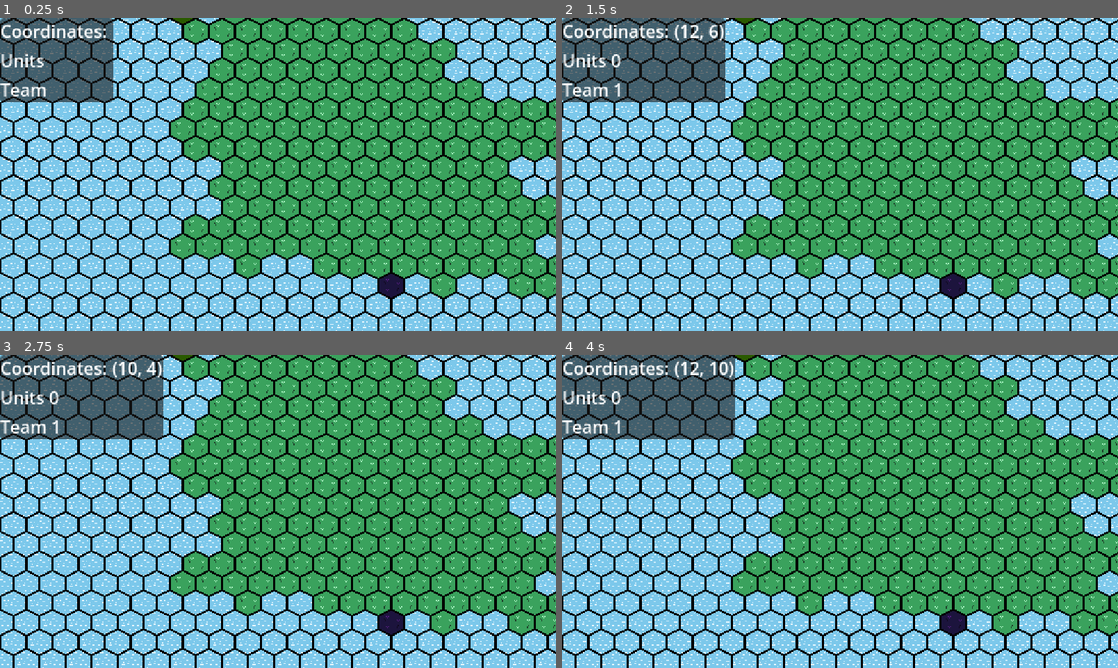
Above: before the commit, frames 1-4 (two rows, left to right).
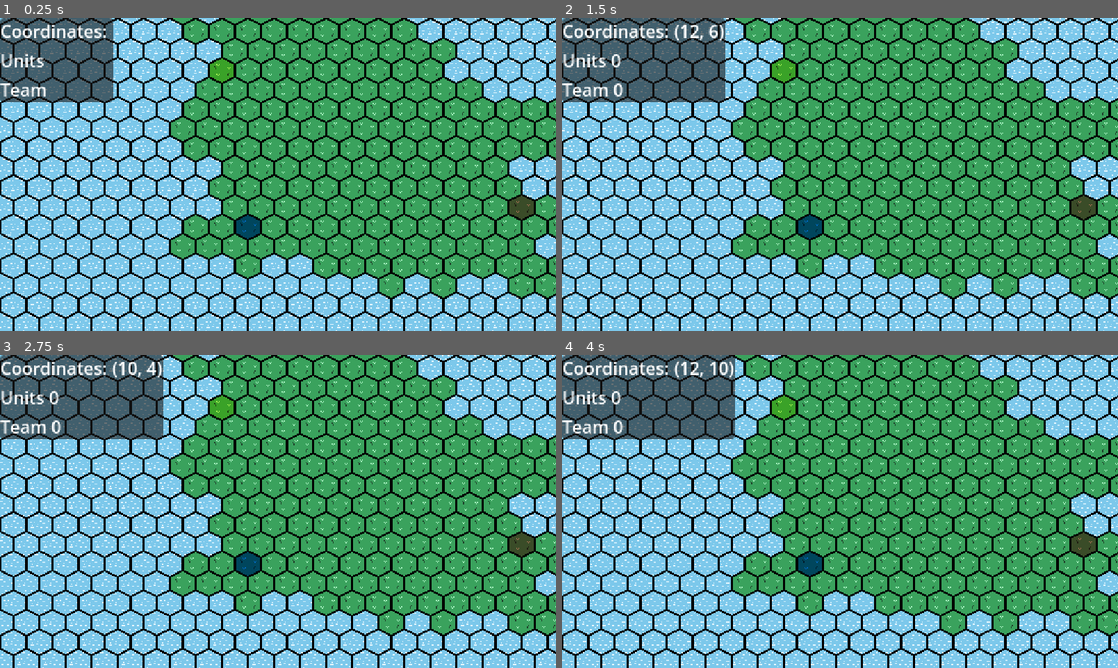
Above: after the commit, the same moments.

Repository: feored/LD54
Game: Godot game, scene res://scenes/main.tscn
Two runs of this game, one before a commit and one after it. Both use one fixed random seed, a clock stepped at 60 frames per second and the inputs below.
Inputs (mouse positions are in pixels of both pictures, inside the frame that each line leads up to):
- Up to frame 1 (0.25 s): no input
- Up to frame 2 (1.5 s): tap Enter at 0.5 s; move the mouse to (962, 158) at 0.52 s; click (962, 158) at 0.67 s; tap Space at 1.25 s; move the mouse to (728, 190) at 1.27 s; click (728, 190) at 1.42 s
- Up to frame 3 (2.75 s): tap Enter at 2 s; move the mouse to (333, 442) at 2.02 s; click (333, 442) at 2.17 s
- Up to frame 4 (4 s): tap Space at 2.75 s; move the mouse to (812, 574) at 2.77 s; click (812, 574) at 2.92 s; tap Enter at 3.5 s; move the mouse to (1006, 558) at 3.52 s; click (1006, 558) at 3.67 s

The runs differ from the first frame. In frame 1, 1.0% of the frame differs, in the area x 31-96%, y 0-90%; in frame 2, 1.1%, in the area x 9-96%, y 0-90%; in frame 3, 1.1%; in frame 4, 1.1%.

Commit message:
change layers to sprites

Diff:
--- a/constants.gd
+++ b/constants.gd
@@ -6,3 +6,12 @@
 
 const TILE_GRASS = 1
 const TILE_WATER = 0
+
+const LAYER_WATER = 0
+const LAYER_GRASS = 1
+const LAYER_P1 = 2
+const LAYER_P2 = 3
+const LAYER_P3 = 4
+
+const NO_TEAM = 0
+const TEAM_COLORS = [0xffffffff, 0xff776eff, 0x6effff, 0xfdff6eff]
--- a/scenes/main.tscn
+++ b/scenes/main.tscn
@@ -52,6 +52,27 @@
 layer_1/y_sort_origin = 0
 layer_1/z_index = 0
 layer_1/tile_data = PackedInt32Array()
+layer_2/name = "P1"
+layer_2/enabled = true
+layer_2/modulate = Color(0.662745, 0, 0.811765, 1)
+layer_2/y_sort_enabled = false
+layer_2/y_sort_origin = 0
+layer_2/z_index = 0
+layer_2/tile_data = PackedInt32Array()
+layer_3/name = "P2"
+layer_3/enabled = true
+layer_3/modulate = Color(0, 0.498039, 0.752941, 1)
+layer_3/y_sort_enabled = false
+layer_3/y_sort_origin = 0
+layer_3/z_index = 0
+layer_3/tile_data = PackedInt32Array()
+layer_4/name = "P3"
+layer_4/enabled = true
+layer_4/modulate = Color(0.32549, 0.45098, 0, 1)
+layer_4/y_sort_enabled = false
+layer_4/y_sort_origin = 0
+layer_4/z_index = 0
+layer_4/tile_data = PackedInt32Array()
 script = ExtResource("1_bg6dg")
 
 [node name="Camera2D" type="Camera2D" parent="TileMap"]
--- a/utils.gd
+++ b/utils.gd
@@ -3,3 +3,15 @@
 
 func _ready():
 	randomize()
+
+
+func team_to_layer(team):
+	match team:
+		1:
+			return Constants.LAYER_P1
+		2:
+			return Constants.LAYER_P2
+		3:
+			return Constants.LAYER_P3
+		_:
+			return Constants.LAYER_GRASS
--- a/world/gen.gd
+++ b/world/gen.gd
@@ -6,15 +6,17 @@
 @onready var teamLabel = $"%TeamLabel"
 
 var clicked_tile = null
-var tile = load("res://world/tile.gd")
+var tile = preload("res://world/tile.tscn")
 var tiles = {}
 
-
-func update_cell(changed_tile):
-	tiles[changed_tile.coords] = changed_tile
-	var alt = changed_tile.team if changed_tile.tile_type == 1 else 0
-	self.set_cell(changed_tile.tile_type, changed_tile.coords, changed_tile.tile_type, Vector2i(0, 0), alt)
-
+func spawn_cell(coords, team):
+	if tiles.has(coords):
+		print("Error: cell already exists at " + str(coords))
+		return
+	var new_tile = tile.instantiate()
+	new_tile.init_cell(coords, coords_to_pos(coords), Constants.TILE_GRASS, team)
+	self.add_child(new_tile)
+	tiles[coords] = new_tile
 
 # Called when the node enters the scene tree for the first time.
 func _ready():
@@ -22,15 +24,16 @@
 	const n_tiles_max = Constants.WORLD_BOUNDS.x * Constants.WORLD_BOUNDS.y * 4
 	const n_tiles_min = round(n_tiles_max * 0.15);
 	const n_tiles_target = int(round(n_tiles_max * 0.66));
-	update_cell(tile.new(Constants.WORLD_CENTER, 1, 1));
-	var used_cells_coords = self.get_used_cells(1);
+	spawn_cell(Constants.WORLD_CENTER, Constants.NO_TEAM);
+	var used_cells_coords = self.tiles.keys();
 	while ((used_cells_coords.size() < n_tiles_min)): # || (randi() % n_tiles_max) < n_tiles_target):
 		var cell_coords = used_cells_coords[randi() % used_cells_coords.size()]
 		var neighbor = self.get_neighbor_cell(cell_coords, choose_random_direction());
 		if (is_in_world(neighbor) && self.get_cell_source_id(1, neighbor) == -1):
-			update_cell(tile.new(neighbor, 1, 1));
-			used_cells_coords = self.get_used_cells(1);
+			spawn_cell(neighbor, Constants.NO_TEAM)
+			used_cells_coords = self.tiles.keys();
 	set_team_start()
+	spawn_cell(Constants.WORLD_CENTER, 0);
 
 # Called every frame. 'delta' is the elapsed time since the previous frame.
 func _process(_delta):
@@ -48,9 +51,6 @@
 				coordsLabel.text = str(clicked_tile.coords)
 				unitsLabel.text = str(clicked_tile.units)
 				teamLabel.text = str(clicked_tile.team)
-			else:
-				print(coords_clicked)
-				print(self.tiles.keys())
 		if event.button_index == MOUSE_BUTTON_RIGHT and event.pressed:
 			# var new_tile = tile.new(global_pos_to_coords(event.position), 1, 0)
 			self.set_cell(1, global_pos_to_coords(event.position), -1, Vector2i(0,0), 0);
@@ -62,6 +62,9 @@
 
 func global_pos_to_coords(pos):
 	return self.local_to_map(self.to_local(get_real_pos(pos)))
+
+func coords_to_pos(coords):
+	return self.map_to_local(coords)
 
 func choose_random_direction():
 	var rand = randi() % 6;
@@ -89,9 +92,9 @@
 func set_team_start():
 	var sorted_tiles = tiles.values();
 	sorted_tiles.sort_custom(func(a, b): return count_neighbors(a) > count_neighbors(b))
-	update_cell(tile.new(sorted_tiles[0].coords, 1, 1));
-	update_cell(tile.new(sorted_tiles[1].coords, 1, 2));
-	update_cell(tile.new(sorted_tiles[2].coords, 1, 3));
+	sorted_tiles[0].set_team(1)
+	sorted_tiles[1].set_team(2)
+	sorted_tiles[2].set_team(3)
 
 func count_neighbors(cell):
 	var total = 0;
--- a/world/tile.gd
+++ b/world/tile.gd
@@ -1,4 +1,4 @@
-extends Object
+extends Node
 
 class_name Tile
 
@@ -6,9 +6,24 @@
 var team = 0
 var tile_type: int = Constants.TILE_GRASS
 var units: int = 0
+var init_position: Vector2 = Vector2(0, 0)
 
 
-func _init(init_coords: Vector2, init_tile_type: int, init_team: int):
+func init_cell(init_coords: Vector2, init_pos: Vector2, init_tile_type: int, init_team: int):
 	self.coords = init_coords
 	self.tile_type = init_tile_type
 	self.team = init_team
+	self.init_position = init_pos
+
+
+func _ready():
+	self.position = init_position
+	self.modulate = Constants.TEAM_COLORS[team]
+
+func update_cell():
+	self.modulate = Constants.TEAM_COLORS[team]
+
+
+func set_team(new_team: int):
+	self.team = new_team
+	self.update_cell()
--- a/world/tile.tscn
+++ b/world/tile.tscn
@@ -1,52 +1,12 @@
 [gd_scene load_steps=4 format=3 uid="uid://d2tu4itgwxsmx"]
 
 [ext_resource type="Texture2D" uid="uid://c2jmky1u16cef" path="res://assets/tiles/grass.png" id="1_mvuo3"]
+[ext_resource type="Script" path="res://world/tile.gd" id="2_twet5"]
 [ext_resource type="FontFile" uid="uid://cswhpni417lfj" path="res://assets/rainyhearts.ttf" id="3_a30bo"]
-
-[sub_resource type="GDScript" id="GDScript_dtmk2"]
-script/source = "extends Sprite2D
-
-const WATER_TILE_PNG = preload(\"res://assets/tiles/water.png\")
-const GRASS_TILE_PNG = preload(\"res://assets/tiles/grass.png\")
-
-enum { WATER_TILE, GRASS_TILE }
-
-var tile_type
-
-var coords = Vector3(0, 0, 0)
-
-@onready var label = $Label
-
-
-func set_gfx(tile_type):
-	if tile_type == WATER_TILE:
-		self.texture = WATER_TILE_PNG
-	elif tile_type == GRASS_TILE:
-		self.texture = GRASS_TILE_PNG
-	else:
-		print(\"Invalid tile type\")
-
-
-func init(tile_type = WATER_TILE, coords = Vector3(0, 0, 0)):
-	self.set_gfx(tile_type)
-	self.coords = coords
-	self.position = Utils.coords_to_pos(coords)
-	label.set_text(str(coords))
-
-
-# Called when the node enters the scene tree for the first time.
-func _ready():
-	self.init(WATER_TILE)
-
-
-# Called every frame. 'delta' is the elapsed time since the previous frame.
-func _process(delta):
-	pass
-"
 
 [node name="tile" type="Sprite2D"]
 texture = ExtResource("1_mvuo3")
-script = SubResource("GDScript_dtmk2")
+script = ExtResource("2_twet5")
 
 [node name="Label" type="Label" parent="."]
 visible = false
